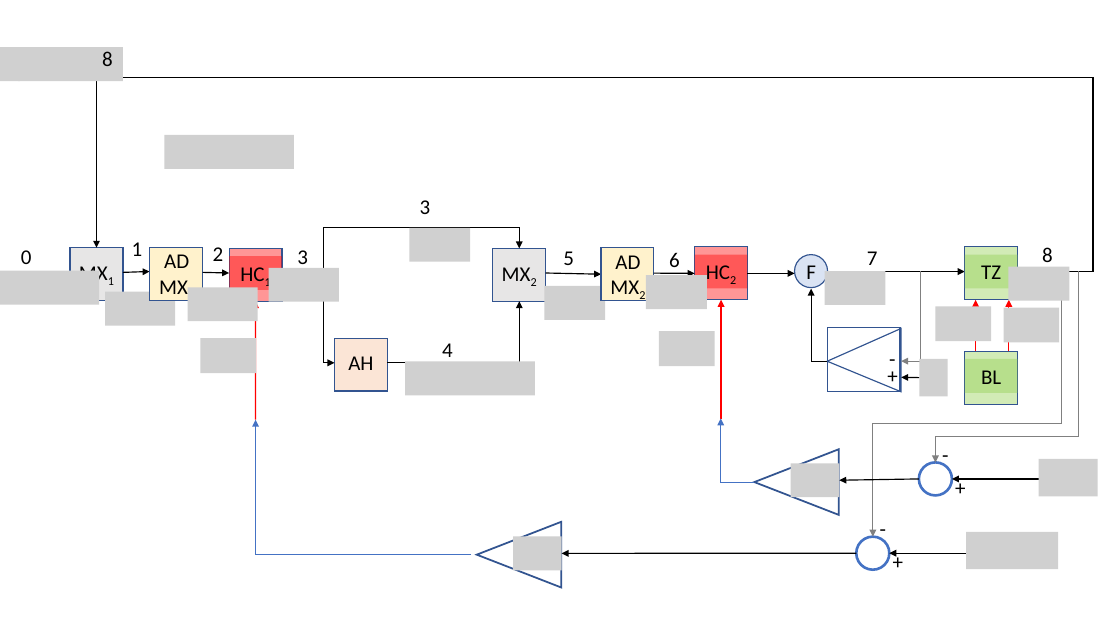
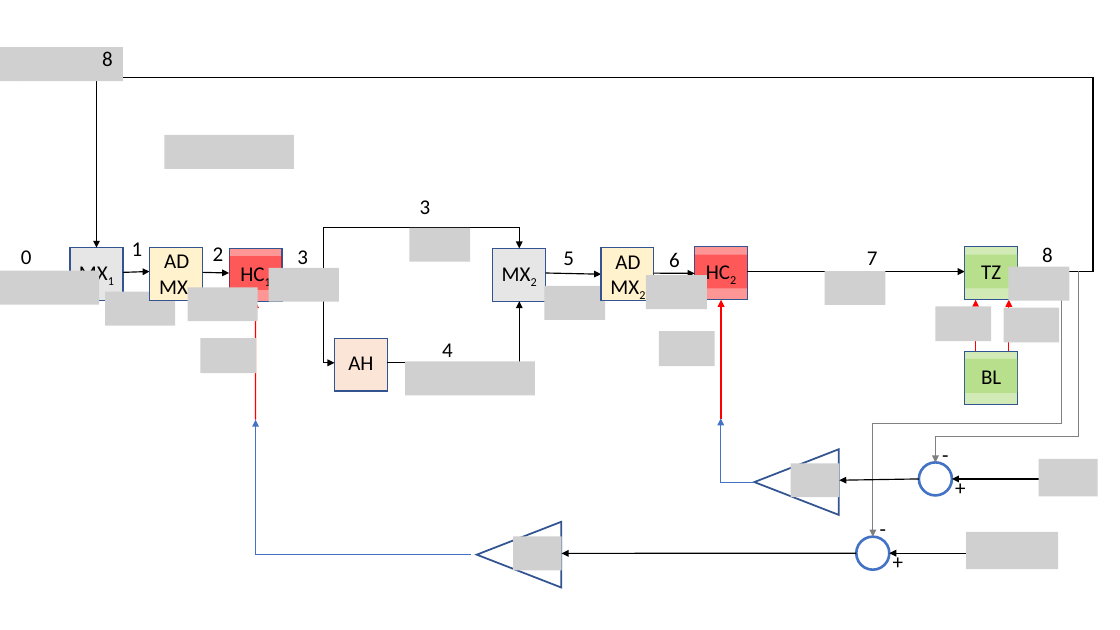
Before and after one commit to regevell/EVA_DSH, a slide deck: slide 3 of Model.pptx. Drawn at 1120x630 pixels with LibreOffice and Linux fonts; fonts in the diff are those of the drawing; grey boxes stand for pictures. Boxes give left, top, right and bottom in pixels: in the first picture for what was removed or moved away, otherwise in the second. Text is boxed around its words. In the diff, an @@ line names an element or a change of style, - is before the commit and + after.

```diff
--- a/Model.pptx
+++ b/Model.pptx
@@ ellipse removed at (795, 255, 828, 287) @@
@@ text removed at (806, 265, 816, 279) @@
-F
@@ arrow moved from (828, 271) - (965, 271) to (748, 271) - (965, 271) @@
@@ arrow removed from (748, 273) to (795, 273) @@
@@ elbow arrow removed from (828, 361) to (812, 289) @@
@@ elbow arrow removed from (921, 271) to (902, 361) @@
@@ group removed at (827, 328, 901, 392): 2 texts, 1 rectangle, 1 triangle @@
-+
--
@@ picture removed at (920, 359, 949, 397) @@
@@ arrow removed from (920, 378) to (902, 377) @@
```
Also in this commit, not shown: 2 other files.
